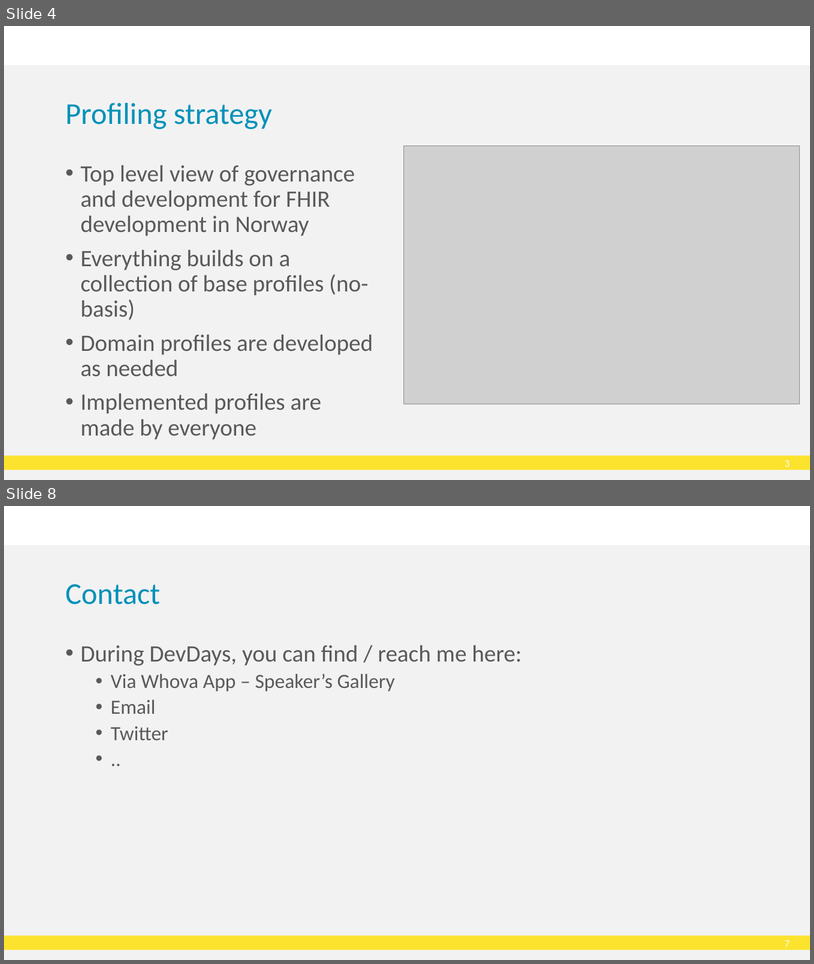
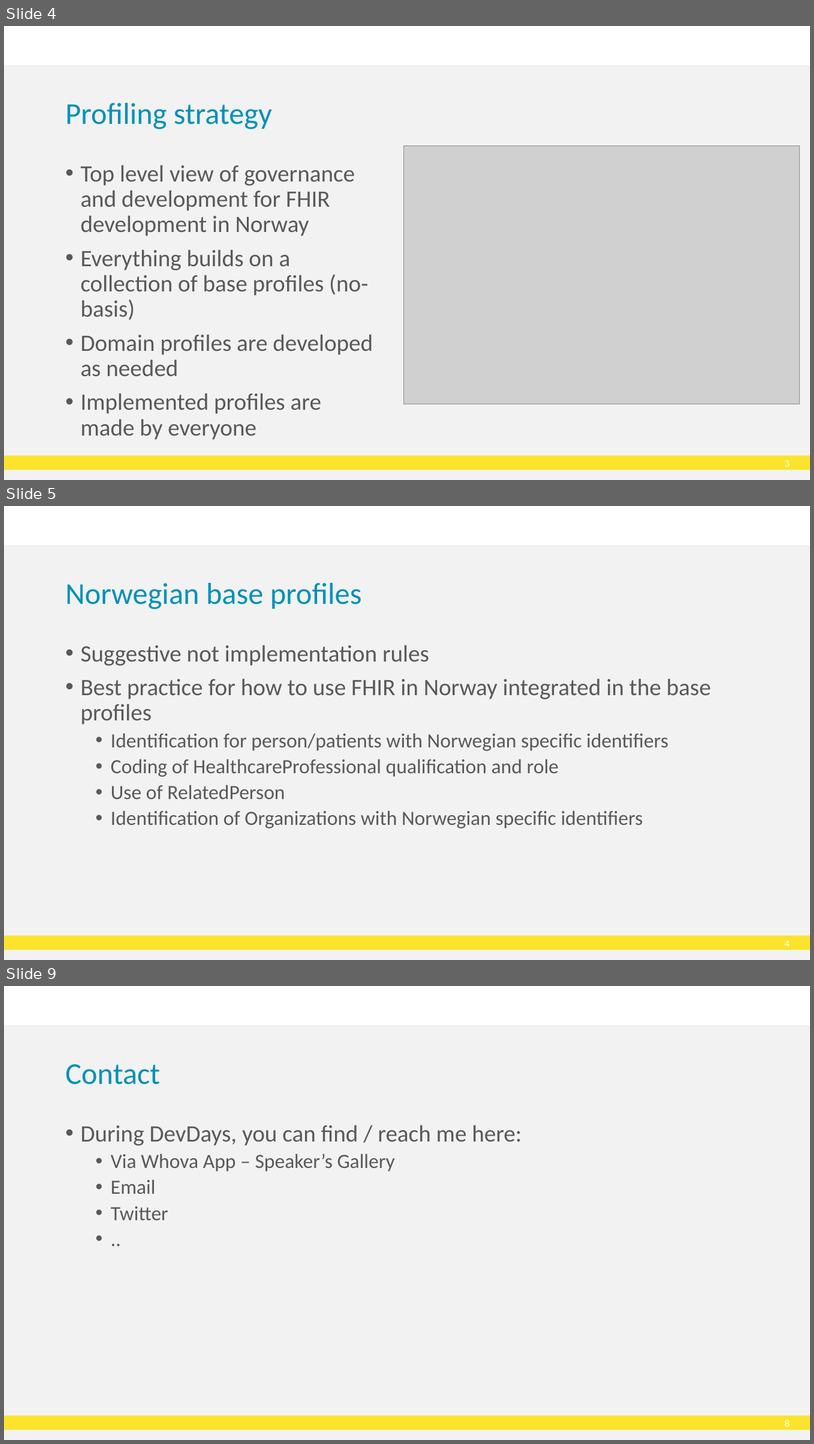
Before and after one commit to HL7Norway/best-practice, a slide deck: docs/presentasjoner/DD23_CT_230508_Thomas_Tveit_Rosenlund_FHIR-in-Norway.pptx. Shown one above the other, each under a label of ours: slides 4 and 8 before the commit, slides 4, 5 and 9 after it; the slides between them are not shown. The pictures are 814x964 and 814x1444 pixels, drawn with LibreOffice and Linux fonts; fonts in the diff are those of the drawing; grey boxes stand for pictures; background and template pictures are left out. Boxes give left, top, right and bottom in pixels: in the first picture for what was removed or moved away, otherwise in the second. Text is boxed around its words. In the diff, an @@ line names an element or a change of style, - is before the commit and + after.

```diff
--- a/docs/presentasjoner/DD23_CT_230508_Thomas_Tveit_Rosenlund_FHIR-in-Norway.pptx
+++ b/docs/presentasjoner/DD23_CT_230508_Thomas_Tveit_Rosenlund_FHIR-in-Norway.pptx
@@ slide 5 added at <box>4,506,810,960</box>, background #FFFFFF; not listed: 3 template elements that a slide beside it also shows @@
@@ title added at <box>65,583,362,609</box>, 36 pt, text #0091B9 @@
+Norwegian base profiles
@@ text added at <box>81,645,711,828</box>, 24 pt, text #595959 @@
+• Suggestive not implementation rules
+• Best practice for how to use FHIR in Norway integrated in the base profiles
+  • Identification for person/patients with Norwegian specific identifiers
+  • Coding of HealthcareProfessional qualification and role
+  • Use of RelatedPerson
+  • Identification of Organizations with Norwegian specific identifiers
@@ what was slide 8 is now slide 9 @@
@@ page number at <box>785,1419,790,1426</box>: text changed @@
-7
+8
```
Also in this commit, not shown: 3 slides changed.
